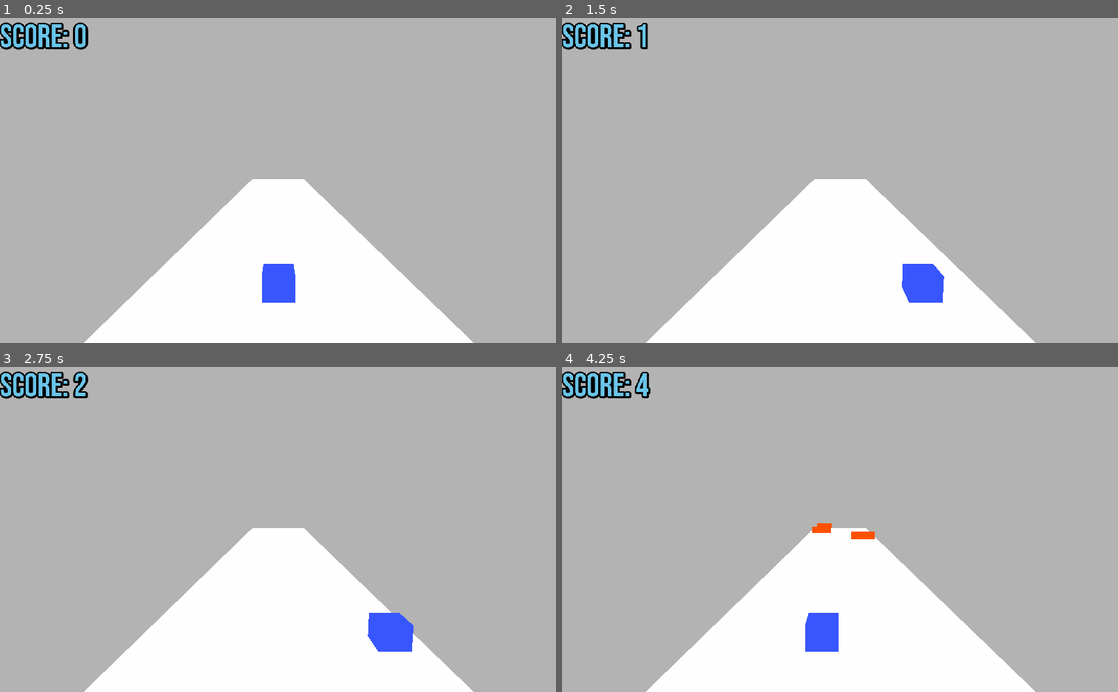
Above: before the commit, frames 1-4 (two rows, left to right).
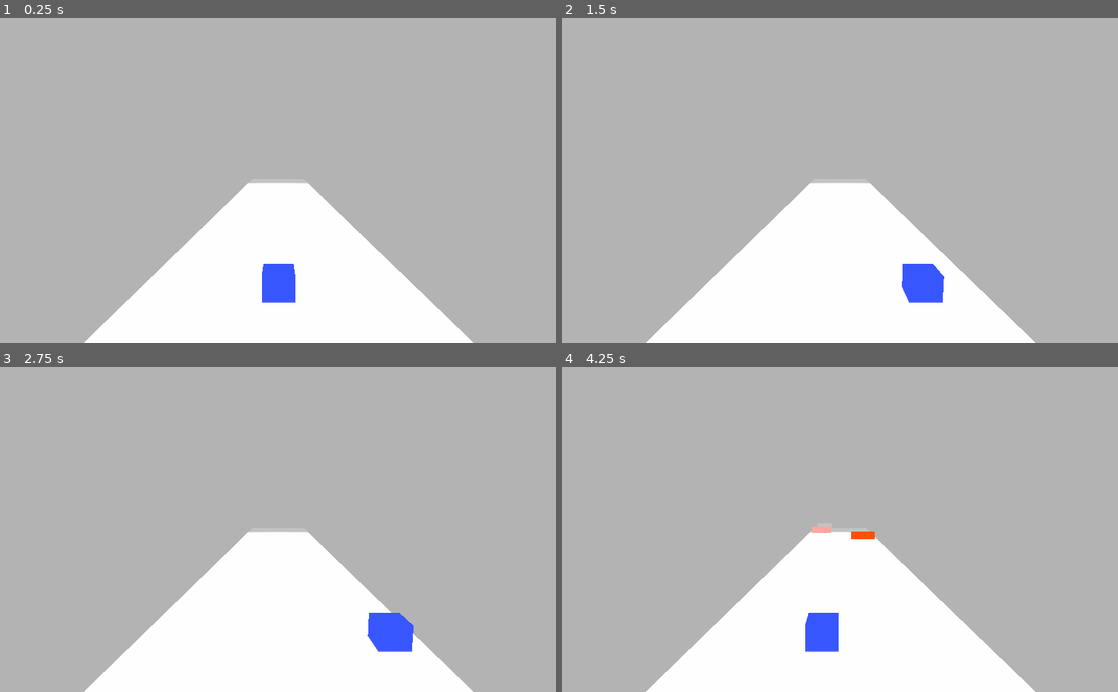
Above: after the commit, the same moments.

Repository: CrealStudio/Godot-Brackeys
Game: Godot game, scene res://scenes/World.tscn
Same seed, same stepped clock (60 frames per second), same inputs: the game is played once before the commit and once after it.
Inputs:
- Up to frame 1 (0.25 s): no input
- Up to frame 2 (1.5 s): tap Enter at 0.5 s; hold D (right) 0.53-1.28 s; hold A (left) from 1.28 s (still down)
- Up to frame 3 (2.75 s): release A (left) at 2.03 s; hold D (right) from 2.03 s (still down)
- Up to frame 4 (4.25 s): tap Space at 3.5 s; release D (right) at 3.53 s; hold A (left) from 3.53 s (still down)

The runs differ from the first frame. In frame 1, 1.3% of the frame differs, in the area x 0-56%, y 1-88%; in frame 2, 1.2%; in frame 3, 1.3%; in frame 4, 1.3%.

Commit message:
score offset

Diff:
--- a/Bracckeys but godot/scenes/World.tscn
+++ b/Bracckeys but godot/scenes/World.tscn
@@ -18,6 +18,7 @@
 background_energy = 0.0
 ambient_light_color = Color( 0.980392, 0.980392, 0.980392, 1 )
 ambient_light_energy = 3.31
+fog_enabled = true
 fog_color = Color( 0.764706, 0.768627, 0.768627, 1 )
 fog_sun_color = Color( 0.964706, 0.654902, 0.168627, 1 )
 fog_depth_begin = 80.0
@@ -26,9 +27,11 @@
 fog_transmit_curve = 1.41421
 fog_height_enabled = true
 fog_height_min = 0.7
+dof_blur_far_enabled = true
 dof_blur_far_distance = 44.69
 dof_blur_far_transition = 556.2
 dof_blur_far_amount = 0.14
+dof_blur_near_enabled = true
 glow_intensity = 1.66
 
 [sub_resource type="BoxShape" id=4]
@@ -118,13 +121,22 @@
 [node name="CanvasLayer" type="CanvasLayer" parent="."]
 
 [node name="Label" type="Label" parent="CanvasLayer"]
-margin_right = 40.0
-margin_bottom = 14.0
+visible = false
+margin_left = 16.0
+margin_top = 25.0
+margin_right = 176.0
+margin_bottom = 97.0
 custom_colors/font_color = Color( 0.419608, 0.776471, 0.917647, 1 )
 custom_colors/font_color_shadow = Color( 0, 0, 0, 1 )
 custom_fonts/font = SubResource( 7 )
 text = "Score: 0"
 
+[node name="CanvasLayer2" type="CanvasLayer" parent="."]
+
+[node name="Label" type="Label" parent="CanvasLayer2"]
+margin_right = 40.0
+margin_bottom = 14.0
+
 [connection signal="body_entered" from="Area" to="." method="_on_Area_body_entered"]
 [connection signal="timeout" from="SpawnPoints/Timer" to="." method="_on_Timer_timeout"]
 [connection signal="body_entered" from="Area2" to="." method="_on_Area2_body_entered"]
